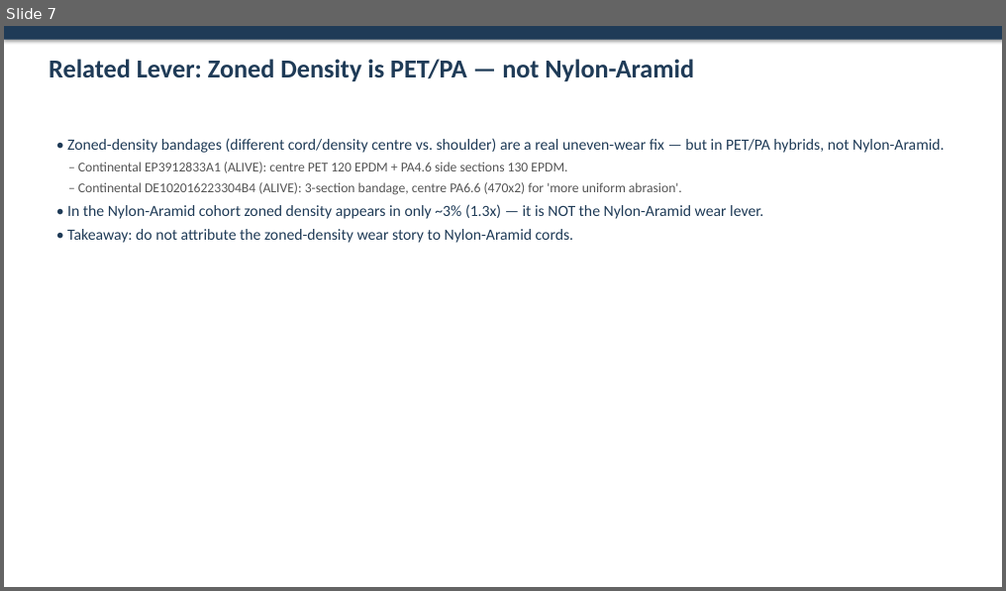
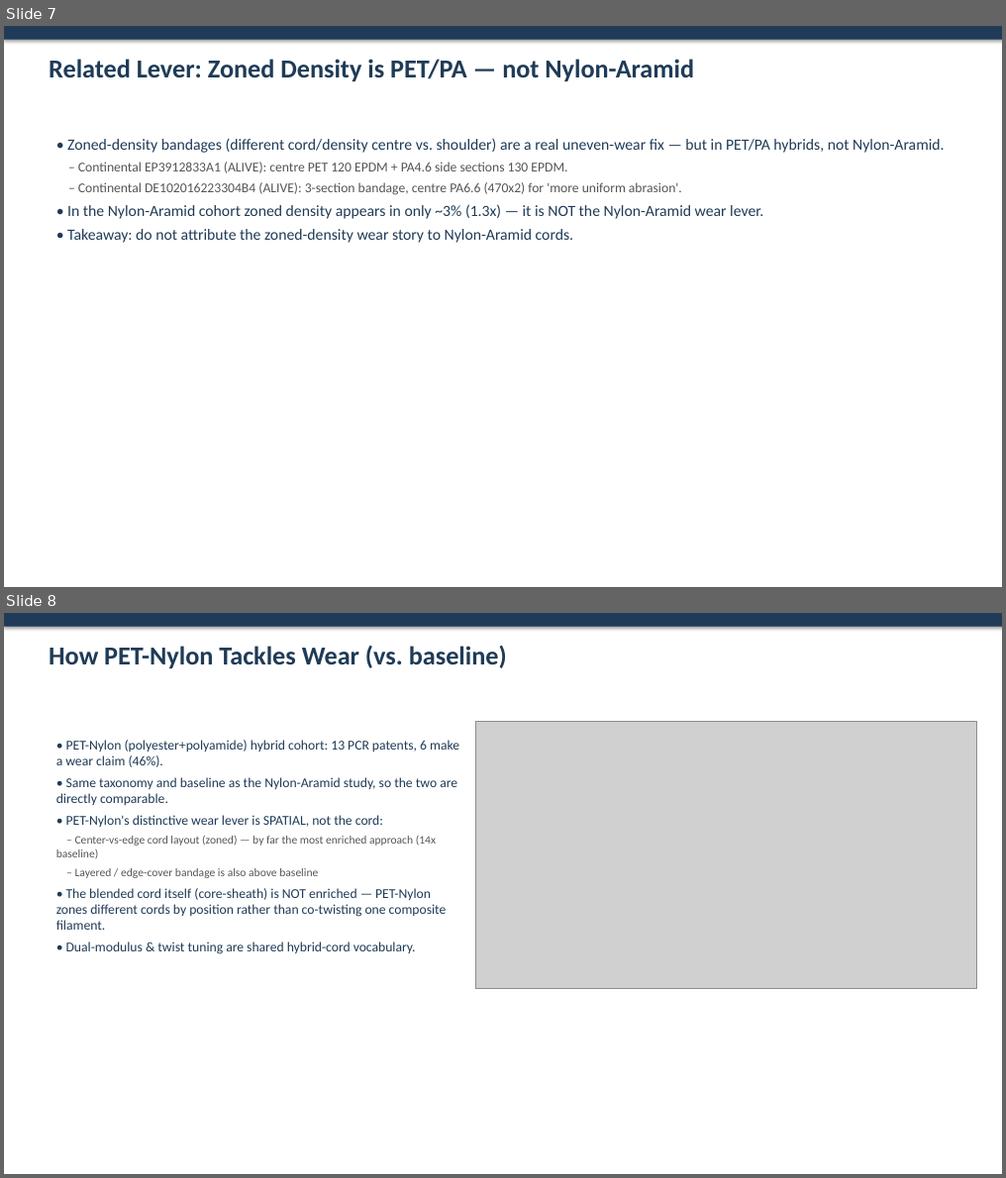
Before and after one commit to sreeharshahr09-gif/Sri, a slide deck: reports/Hybrid_Cord_Wear_Analysis.pptx. Shown one above the other, each under a label of ours: slide 7 before the commit, slides 7 and 8 after it. The pictures are 1006x591 and 1006x1178 pixels, drawn with LibreOffice and Linux fonts; fonts in the diff are those of the drawing; grey boxes stand for pictures. Boxes give left, top, right and bottom in pixels: in the first picture for what was removed or moved away, otherwise in the second. Text is boxed around its words. In the diff, an @@ line names an element or a change of style, - is before the commit and + after.

```diff
--- a/reports/Hybrid_Cord_Wear_Analysis.pptx
+++ b/reports/Hybrid_Cord_Wear_Analysis.pptx
@@ slide 8 added at bbox=[4, 613, 1002, 1174], background #FFFFFF @@
@@ rectangle added at bbox=[4, 613, 1002, 627], fill #1F3B57 @@
@@ text added at bbox=[49, 645, 507, 668], 25 pt, text #1F3B57, bold @@
+How PET-Nylon Tackles Wear (vs. baseline)
@@ picture added at bbox=[475, 722, 977, 988] @@
@@ text added at bbox=[56, 740, 459, 955], 13 pt, text #1F3B57 @@
+• PET-Nylon (polyester+polyamide) hybrid cohort: 13 PCR patents, 6 make a wear claim (46%).
+• Same taxonomy and baseline as the Nylon-Aramid study, so the two are directly comparable.
+• PET-Nylon's distinctive wear lever is SPATIAL, not the cord:
+– Center-vs-edge cord layout (zoned) — by far the most enriched approach (14x baseline)
+– Layered / edge-cover bandage is also above baseline
+• The blended cord itself (core-sheath) is NOT enriched — PET-Nylon zones different cords by position rather than co-twisting one composite filament.
+• Dual-modulus & twist tuning are shared hybrid-cord vocabulary.
```
Also in this commit, not shown: 5 slides changed, 1 other slide added, 7 other files.
